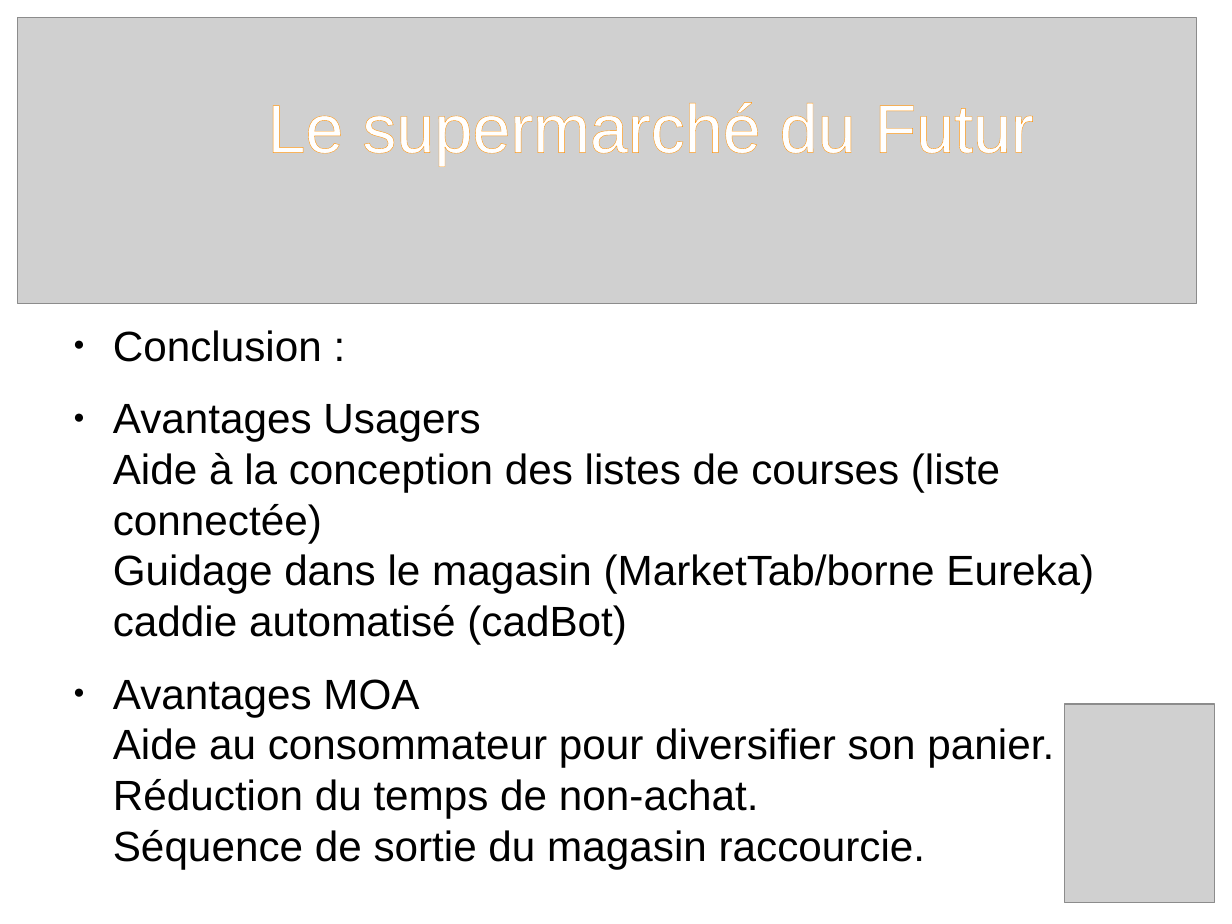
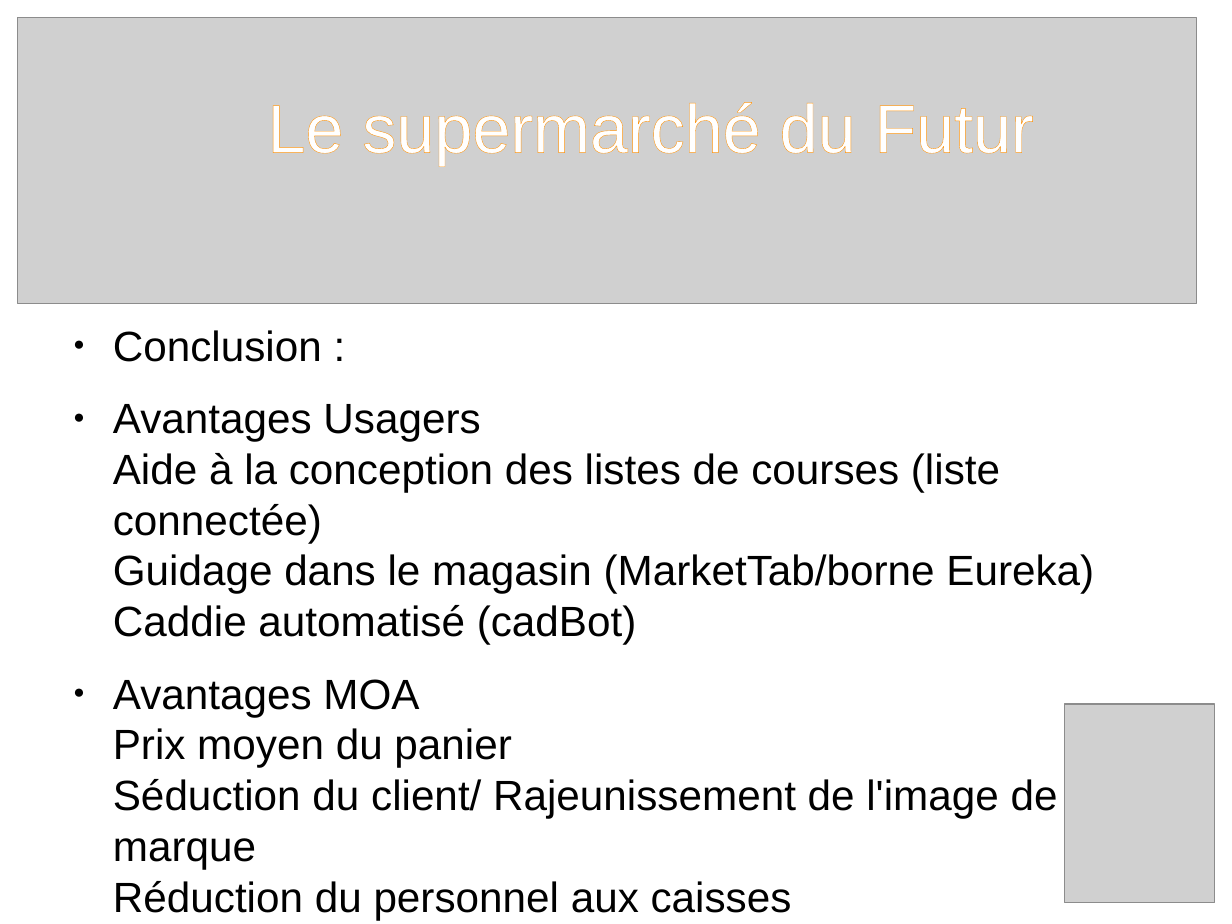
Before and after one commit to agerussi/supermarche, a slide deck: slide 21 of impress_FD.odp (slide 4 before the commit). Drawn at 1232x924 pixels with LibreOffice and Linux fonts; fonts in the diff are those of the drawing; grey boxes stand for pictures. Boxes give left, top, right and bottom in pixels: in the first picture for what was removed or moved away, otherwise in the second. Text is boxed around its words. In the diff, an @@ line names an element or a change of style, - is before the commit and + after.

Commit message:
Version de 20h45 de la presentation

```diff
--- a/impress_FD.odp
+++ b/impress_FD.odp
@@ text at (113, 404, 1094, 920): text changed @@
-● Avantages Usagers
-  Aide à la conception des listes de courses (liste connectée)
-  Guidage dans le magasin (MarketTab/borne Eureka)
-  caddie automatisé (cadBot)
-● Avantages MOA
-  Aide au consommateur pour diversifier son panier.
-  Réduction du temps de non-achat.
-  Séquence de sortie du magasin raccourcie.
+● Avantages Usagers
+  Aide à la conception des listes de courses (liste connectée)
+  Guidage dans le magasin (MarketTab/borne Eureka)
+  Caddie automatisé (cadBot)
+● Avantages MOA
+  Prix moyen du panier
+  Séduction du client/ Rajeunissement de l'image de marque
+  Réduction du personnel aux caisses
```
Also in this commit, not shown: 2 other slides changed, 17 slides added, 11 other files.
